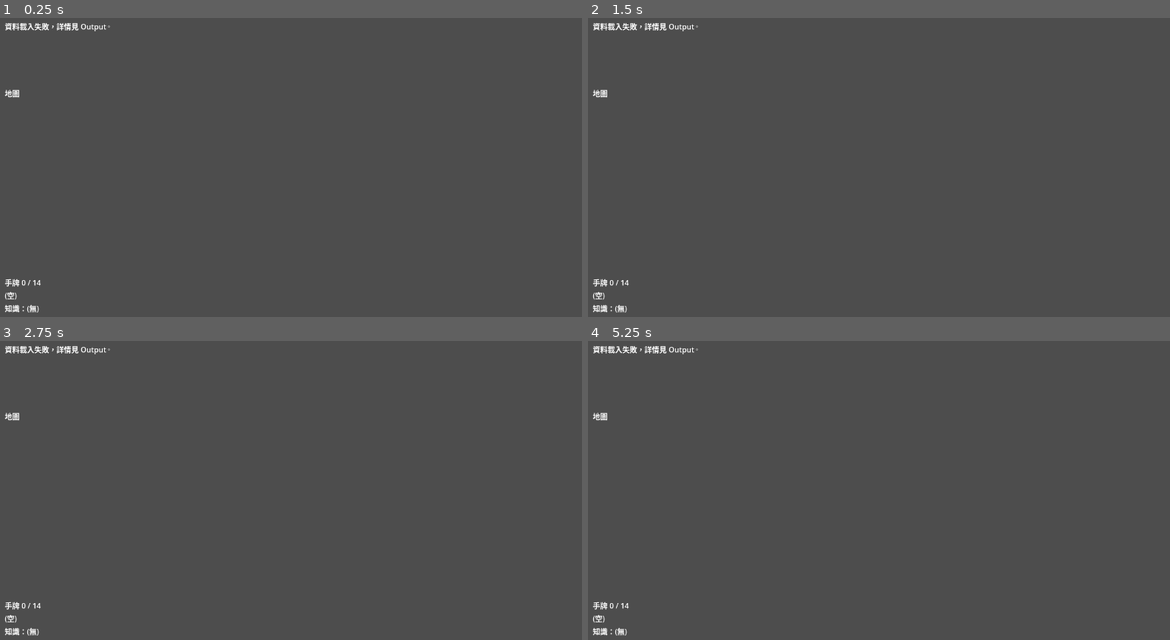
Above: before the commit, frames 1-4 (two rows, left to right).
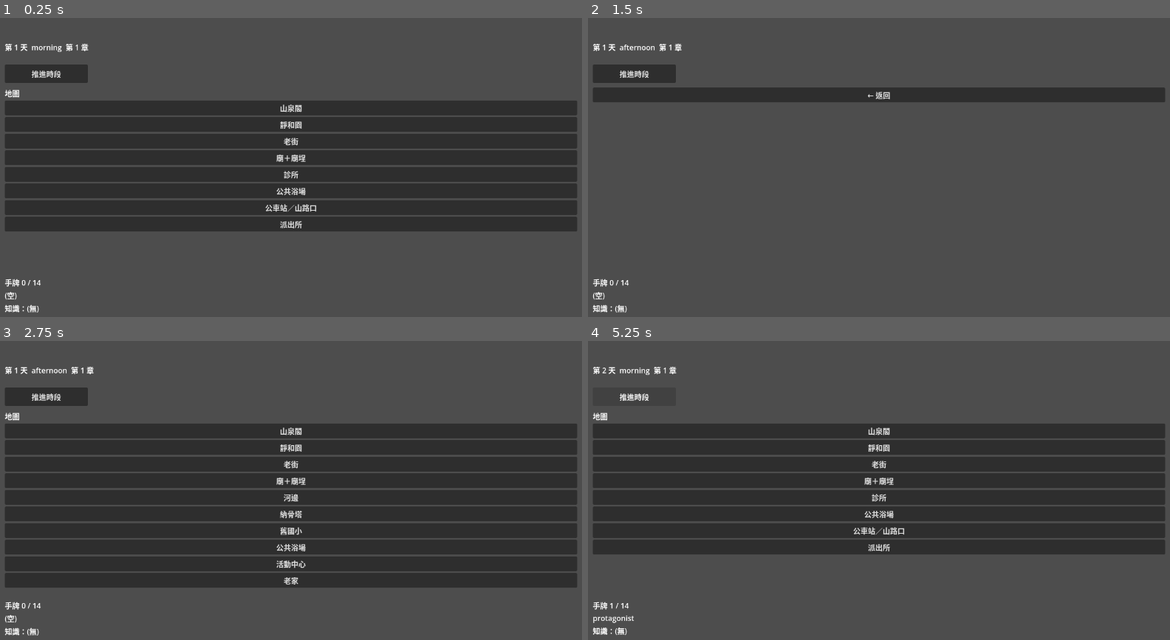
Above: after the commit, the same moments.

Repository: shellpig/ReturnFare
Game: Godot game, scene res://scenes/main.tscn
The game is run twice, just before and just after one commit, with the same random seed, the same clock (stepped at 60 frames per second) and the same inputs.
Inputs (mouse positions are in pixels of both pictures, inside the frame that each line leads up to):
- Up to frame 1 (0.25 s): no input
- Up to frame 2 (1.5 s): click (634, 74) at 0.5 s, where only the run after the commit has a clickable "推進時段"; click (879, 107) at 1.25 s, where only the run after the commit has a clickable "山泉閣"
- Up to frame 3 (2.75 s): click (291, 418) at 2 s, where only the run after the commit has a clickable "← 返回"
- Up to frame 4 (5.25 s): click (879, 448) at 2.75 s, where only the run after the commit has a clickable "靜和園"; click (634, 397) at 3.5 s, where only the run after the commit has a clickable "推進時段"; click (634, 397) at 4.25 s, where only the run after the commit has a clickable "推進時段"; tap Enter at 5 s

The runs differ from the first frame. In frame 1, 40% of the frame differs, in the area x 0-100%, y 1-72%; in frame 2, 6.1%; in frame 3, 50%, in the area x 0-100%, y 1-83%; in frame 4, 39%.

Commit message:
fix(engine): the game did not boot, and nothing was watching
`Engine.get_singleton("GameState")` never finds an autoload. Autoloads
are nodes under `/root`; that call only knows the engine's own
singletons and whatever `register_singleton()` put there. So `data.gd`
returned early on every real launch, `Data.ok` stayed false, and
`main.gd` took the error branch — error label, status and advance
button hidden, and a `return` before a single signal got connected.
The game showed one line of text and did nothing.

`_find_game_state()` asks `has_singleton()` first, then falls back to
`/root/GameState`. The fallback is what the real game uses. The first
branch stays because fixtures inject their own GameState instance
through it, and that seam is worth keeping. The guard is not optional:
`get_singleton()` push_errors on a miss, which is where the console
noise came from.

The reason this survived three green suites is that all three build
their own GameState and Data and register them as singletons. They
exercise the injection path; the game exercises the autoload path;
only the first had a test. `test_boot.gd` covers the second and
registers nothing — autoloads present, `Data.ok` true, `main.tscn` in
its normal branch. It also pins the premise itself: if autoloads ever
do become Engine singletons, the test goes red and `_find_game_state()`
gets re-read.

Confirmed by reverting the fix and watching it fail: four assertions,
exit 1, symptoms exactly as predicted. That run also caught a weak
assertion of my own — "StatusLabel has text" passed while broken,
because the scene ships placeholder text. It now checks the opening
state the refresh actually writes.

Every sub-phase now ends with `test_boot.gd` green. More wiring means
more ways for the launch path to break where nobody is looking.

Suggested for the verifier: add `test_boot.gd` to the P1 acceptance
lists in 測試指南.md; the invocation matches the other three.

Co-Authored-By: Claude Opus 5 <noreply@anthropic.com>

Diff:
--- a/scripts/autoload/data.gd
+++ b/scripts/autoload/data.gd
@@ -3,6 +3,7 @@
 ## Data autoload: 啟動時跑 DataLoader，失敗時 ok = false 擋進遊戲。
 ## GameState 需在此之前載入（project.godot autoload 順序），
 ## 因為 _ready 用到 GameState.ACTION_PHASES 做一致性驗證。
+## GameState 的取得方式見 _find_game_state()——autoload 不是 Engine singleton。
 
 var loader: DataLoader
 var ok: bool = false
@@ -22,11 +23,10 @@
 		return
 
 	# tuning.phases_per_day 只是一致性驗證，它本身不是可調數值（規格書第二節）
-	# Engine.get_singleton 讓 headless fixture 測試也能用（--script 模式無 autoload 全域名）
 	var ppd: Variant = loader.tuning.get("phases_per_day")
-	var gs_node := Engine.get_singleton("GameState")
+	var gs_node := _find_game_state()
 	if gs_node == null:
-		push_error("[Data] GameState singleton not found")
+		push_error("[Data] GameState not found (既非 Engine singleton，/root 底下也沒有)")
 		return
 	var expected_count: int = gs_node.ACTION_PHASES.size()
 	if ppd != expected_count:
@@ -36,6 +36,21 @@
 		return
 
 	ok = true
+
+
+## 取得 GameState，兩條路依序試。
+##
+## **autoload 不是 Engine singleton**——它是掛在 `/root` 底下的節點，
+## `Engine.get_singleton()` 只認引擎自己的 singleton 與 `register_singleton()` 註冊過的東西。
+## 所以正式遊戲走的是第二條（`/root/GameState`）。
+##
+## 第一條留著是給 headless fixture 測試：測試自己 `Engine.register_singleton()` 塞一個
+## 獨立 instance 進來，就會優先命中它，而不是 autoload 那個。這是刻意的注入接縫。
+## `has_singleton()` 的守衛不可省——`get_singleton()` 找不到時會自己 push_error。
+func _find_game_state() -> Object:
+	if Engine.has_singleton("GameState"):
+		return Engine.get_singleton("GameState")
+	return get_node_or_null("/root/GameState")
 
 
 ## 讀 tuning.json 的值，key 用點路徑（例：「indulgence.soak_phase_cost」）。
--- /dev/null
+++ b/tests/headless/test_boot.gd
@@ -0,0 +1,130 @@
+extends SceneTree
+
+## Boot 測試：正式啟動路徑走不走得通。
+## 跑法：
+##   Godot_v4.6.3-stable_win64_console.exe --headless --path . --script res://tests/headless/test_boot.gd
+## 全綠 exit 0；任一失敗 exit 1。
+##
+## **本檔刻意不呼叫 Engine.register_singleton()。** 其他測試都自己組裝 GameState 與 Data
+## 再註冊成 Engine singleton，走的是注入路徑；正式遊戲走的是 project.godot 的 autoload 路徑。
+## 兩條路組裝方式不同，而只有前者被驗過——2026-08-13 就因此漏掉一個「遊戲開不起來」的 bug
+## （data.gd 用 Engine.get_singleton 找 autoload，永遠拿到 null，Data.ok 恆為 false）。
+## 這一檔補的就是那個盲區：autoload 起得來嗎、main.tscn 進得到正常分支嗎。
+##
+## 加測試時請注意：**任何在這裡手動註冊 singleton 的行為都會讓本檔失去意義。**
+
+
+func _initialize() -> void:
+	await process_frame
+
+	var failed := 0
+	failed += _test_autoloads_present()
+	failed += _test_data_ok()
+	failed += await _test_main_scene_enters_normal_branch()
+
+	if failed > 0:
+		push_error("boot: %d test(s) failed" % failed)
+		quit(1)
+	else:
+		print("boot: all tests passed")
+		quit(0)
+
+
+func _ok(msg: String) -> int:
+	print("  ok  " + msg)
+	return 0
+
+
+func _fail(msg: String) -> int:
+	push_error("  FAIL  " + msg)
+	return 1
+
+
+# ── autoload 真的掛在 /root 底下 ────────────────────────────────────────────
+
+func _test_autoloads_present() -> int:
+	print("--- autoloads ---")
+	var failed := 0
+
+	for name in ["GameState", "Data"]:
+		if get_root().get_node_or_null(NodePath(name)) == null:
+			failed += _fail("/root/%s 不存在（project.godot 的 autoload 沒掛上）" % name)
+		else:
+			failed += _ok("/root/%s 存在" % name)
+
+	# autoload 不是 Engine singleton——這是 data.gd 當初踩到的前提，釘住它。
+	if Engine.has_singleton("GameState"):
+		failed += _fail("Engine.has_singleton(GameState) 為真：前提變了，_find_game_state() 要重看")
+	else:
+		failed += _ok("autoload 不是 Engine singleton（前提成立）")
+
+	return failed
+
+
+# ── Data.ok：正式啟動路徑的總開關 ──────────────────────────────────────────
+
+func _test_data_ok() -> int:
+	print("--- Data.ok ---")
+	var failed := 0
+
+	var data_node: Node = get_root().get_node_or_null("Data")
+	if data_node == null:
+		return _fail("/root/Data 不存在，後續全部略過")
+
+	if not data_node.get("ok"):
+		failed += _fail("Data.ok 為 false：正式啟動路徑走不通，遊戲會停在錯誤畫面")
+	else:
+		failed += _ok("Data.ok 為 true")
+
+	return failed
+
+
+# ── main.tscn 走到正常分支，不是錯誤分支 ───────────────────────────────────
+
+func _test_main_scene_enters_normal_branch() -> int:
+	print("--- main.tscn ---")
+	var failed := 0
+
+	var scene: PackedScene = load("res://scenes/main.tscn")
+	if scene == null:
+		return _fail("main.tscn 載不進來")
+
+	var main: Node = scene.instantiate()
+	get_root().add_child(main)
+	await process_frame
+
+	# main.gd 的錯誤分支會寫 ErrorLabel 並把 StatusLabel／AdvanceButton 藏起來，
+	# 而且在接任何 signal 之前就 return。用這三件事分辨走了哪一條。
+	var error_label: Label = main.get_node_or_null("ErrorLabel")
+	var status_label: Label = main.get_node_or_null("StatusLabel")
+	var advance_btn: Button = main.get_node_or_null("AdvanceButton")
+
+	if error_label == null or status_label == null or advance_btn == null:
+		failed += _fail("main.tscn 少了 ErrorLabel／StatusLabel／AdvanceButton 其中之一")
+		main.queue_free()
+		return failed
+
+	if not error_label.text.is_empty():
+		failed += _fail("ErrorLabel 有字，走的是錯誤分支：" + error_label.text)
+	else:
+		failed += _ok("ErrorLabel 是空的")
+
+	if not status_label.visible:
+		failed += _fail("StatusLabel 被藏起來，走的是錯誤分支")
+	else:
+		failed += _ok("StatusLabel 可見")
+
+	if not advance_btn.visible:
+		failed += _fail("AdvanceButton 被藏起來，走的是錯誤分支")
+	else:
+		failed += _ok("AdvanceButton 可見")
+
+	# _refresh_status() 只在正常分支跑。不能只驗「有字」——main.tscn 本身帶佔位字，
+	# 壞掉時那條斷言照樣過。驗開場狀態的實際內容才分得出來。
+	if not status_label.text.begins_with("第 1 天"):
+		failed += _fail("StatusLabel 不是開場狀態，_refresh_status() 沒跑到：「%s」" % status_label.text)
+	else:
+		failed += _ok("StatusLabel 是 _refresh_status() 寫的：「%s」" % status_label.text)
+
+	main.queue_free()
+	return failed
Not shown, added: tests/headless/test_boot.gd.uid
Not shown, changed: 開發設計方針.md
